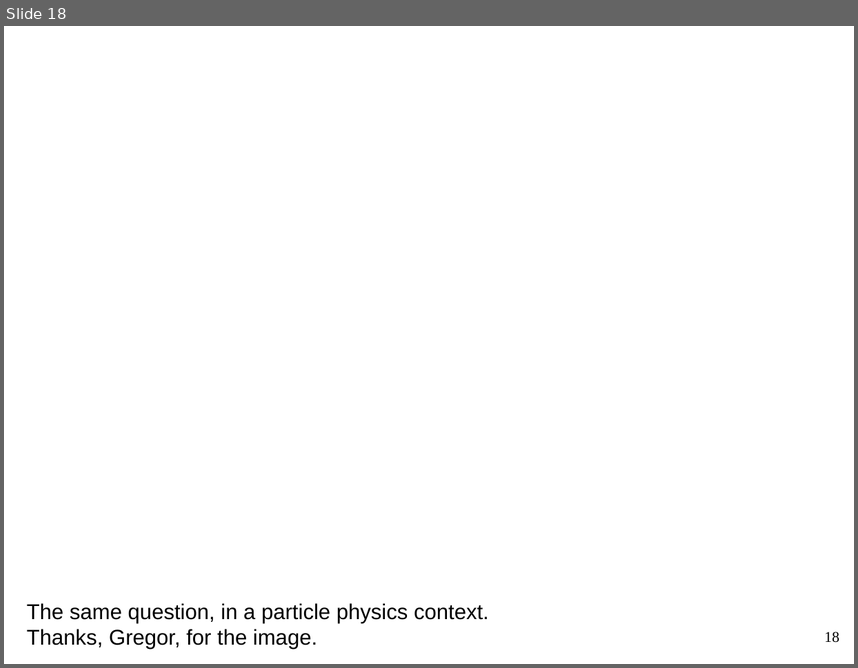
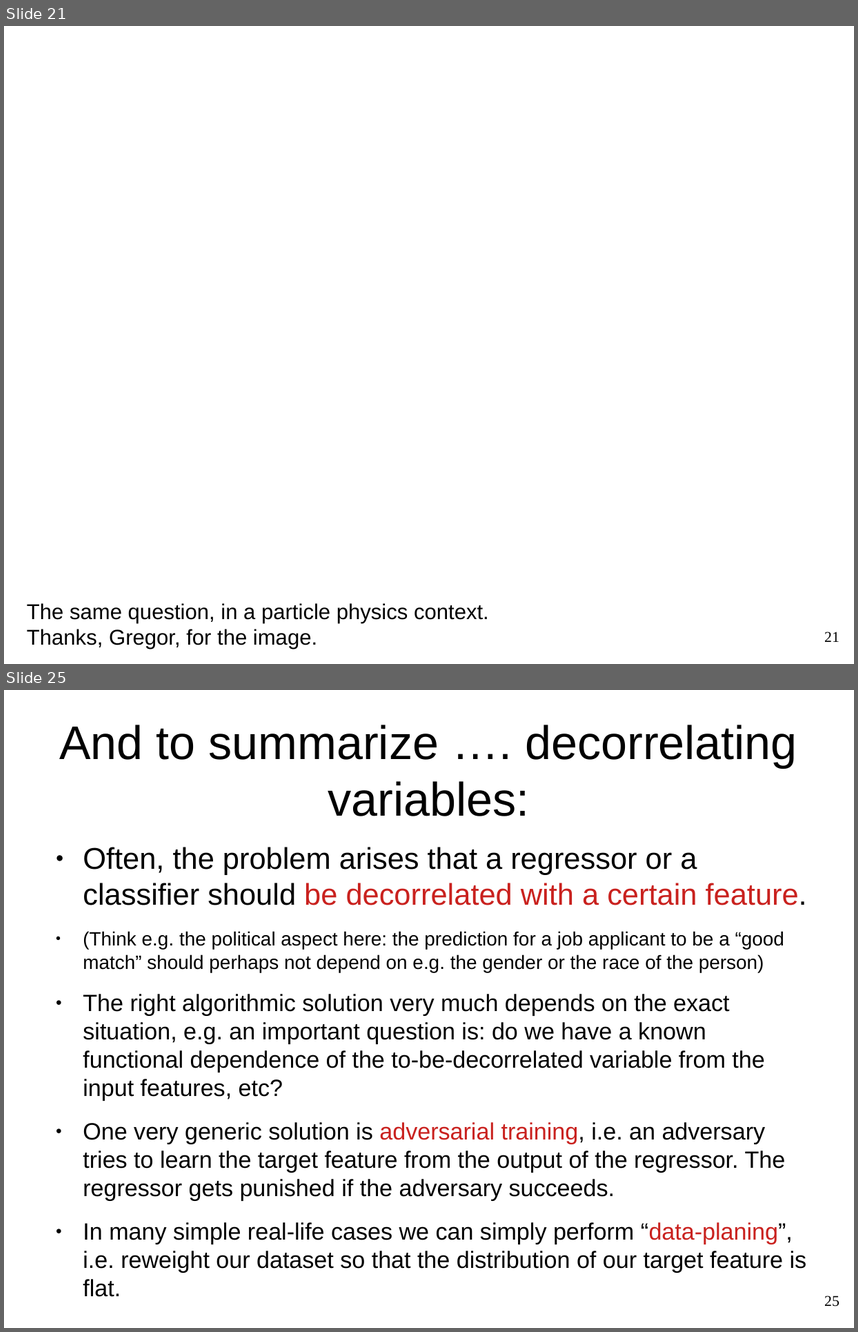
Before and after one commit to WolfgangWaltenberger/winterschool, a slide deck: systematics.odp. Shown one above the other, each under a label of ours: slide 18 before the commit, slides 21 and 25 after it; the slides between them are not shown. The pictures are 858x668 and 858x1332 pixels, drawn with LibreOffice and Linux fonts; fonts in the diff are those of the drawing; background and template pictures are left out. Boxes give left, top, right and bottom in pixels: in the first picture for what was removed or moved away, otherwise in the second. Text is boxed around its words. In the diff, an @@ line names an element or a change of style, - is before the commit and + after.

```diff
--- a/systematics.odp
+++ b/systematics.odp
@@ slide 25 added at (4, 690, 854, 1328), background #FFFFFF @@
@@ title added at (59, 724, 797, 816), 44 pt, text #000000 @@
+And to summarize …. decorrelating variables:
@@ text added at (83, 847, 807, 1297), 22 pt, text #000000 @@
+● Often, the problem arises that a regressor or a classifier should be decorrelated with a certain feature.
+● (Think e.g. the political aspect here: the prediction for a job applicant to be a “good match” should perhaps not depend on e.g. the gender or the race of the person)
+● The right algorithmic solution very much depends on the exact situation, e.g. an important question is: do we have a known functional dependence of the to-be-decorrelated variable from the input features, etc?
+● One very generic solution is adversarial training, i.e. an adversary tries to learn the target feature from the output of the regressor. The regressor gets punished if the adversary succeeds.
+● In many simple real-life cases we can simply perform “data-planing”, i.e. reweight our dataset so that the distribution of our target feature is flat.
@@ page number added at (824, 1295, 840, 1306), 14 pt, text #000000 @@
+25
@@ what was slide 18 is now slide 21 @@
@@ page number at (824, 631, 840, 641): text changed @@
-18
+21
```
Also in this commit, not shown: 3 slides changed, 6 other slides added, 2 slides removed, 1 other file.
